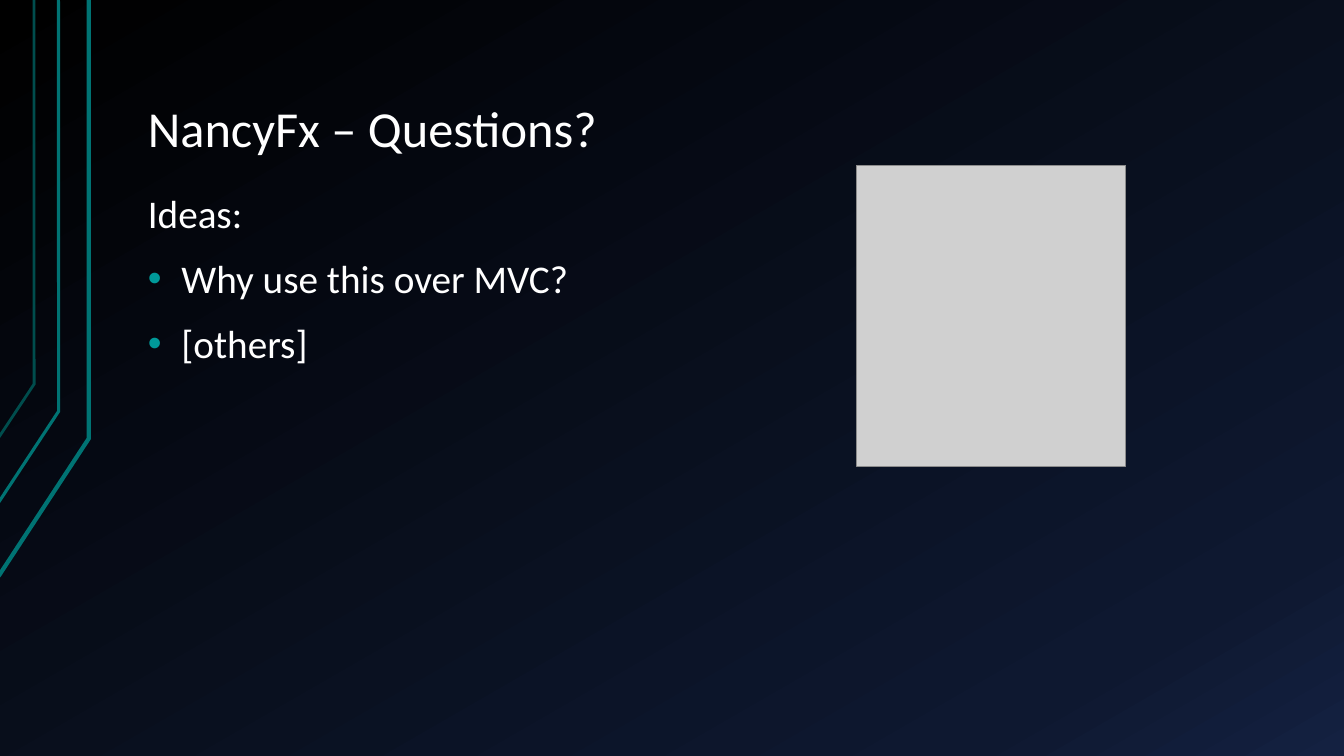
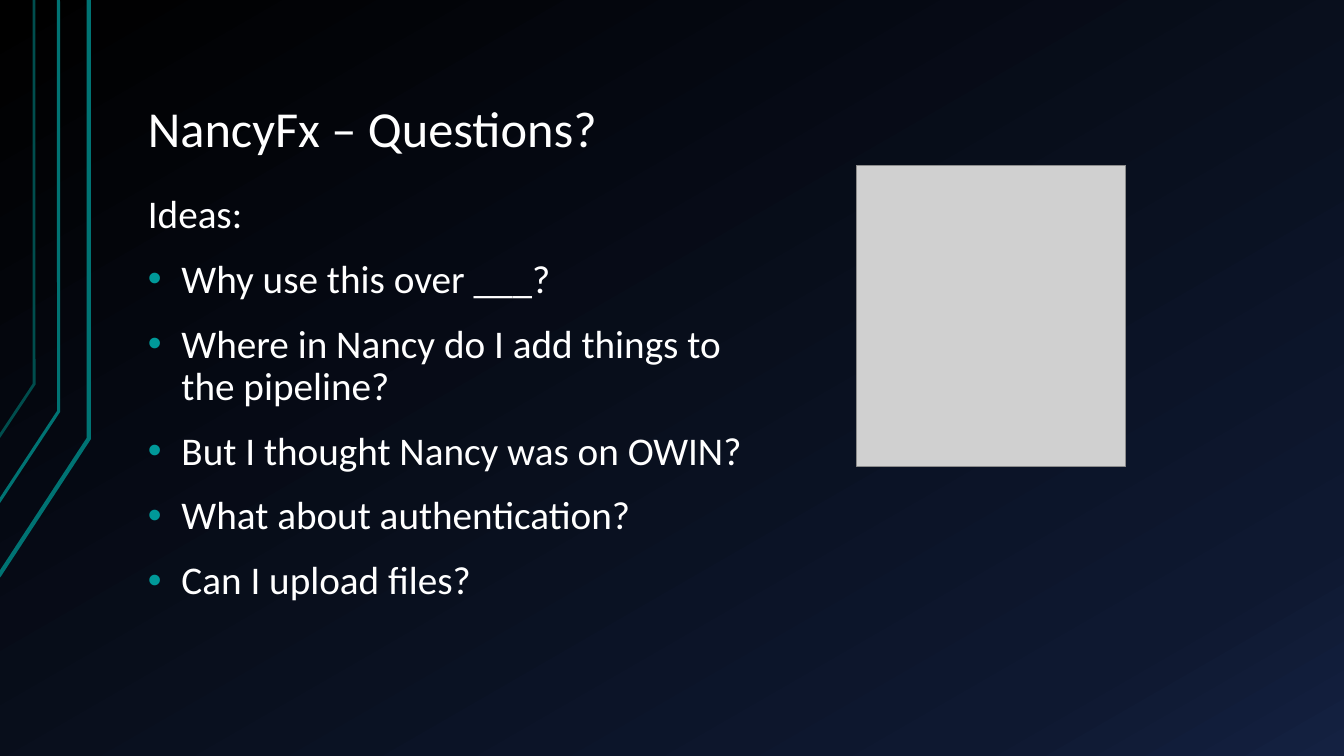
Before and after one commit to StachuDotNet/Guesstimate_talk, a slide deck: slide 6 of Assets/talk.pptx (slide 7 before the commit). Drawn at 1344x756 pixels with LibreOffice and Linux fonts; fonts in the diff are those of the drawing; grey boxes stand for pictures. Boxes give left, top, right and bottom in pixels: in the first picture for what was removed or moved away, otherwise in the second. Text is boxed around its words. In the diff, an @@ line names an element or a change of style, - is before the commit and + after.

```diff
--- a/Assets/talk.pptx
+++ b/Assets/talk.pptx
@@ text at box(181, 265, 742, 601): text changed @@
-• Why use this over MVC?
-• [others]
+• Why use this over ___?
+• Where in Nancy do I add things to the pipeline?
+• But I thought Nancy was on OWIN?
+• What about authentication?
+• Can I upload files?
```
Also in this commit, not shown: 7 other slides changed, 2 slides added, 3 slides removed, 5 other files.
